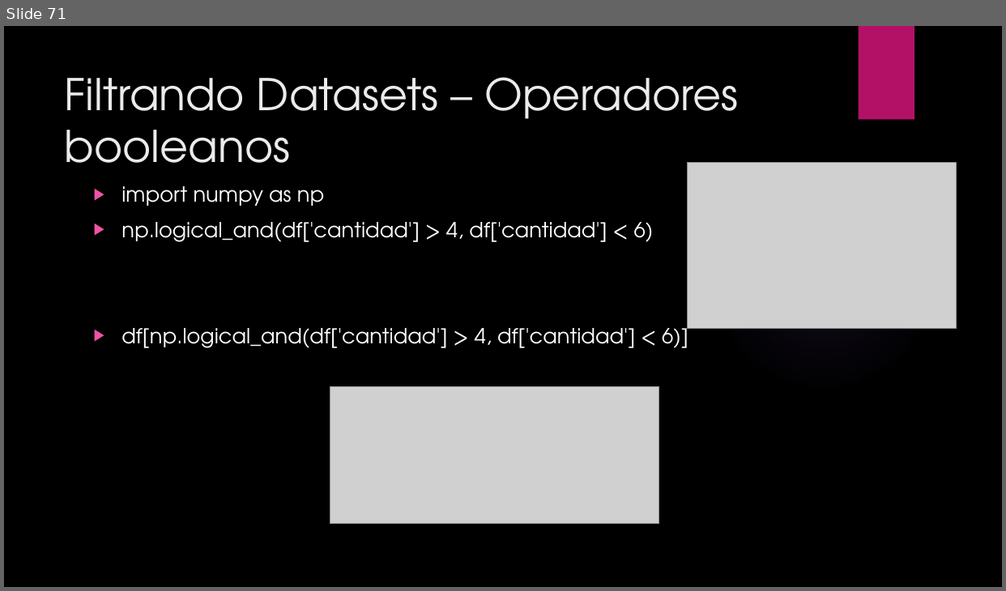
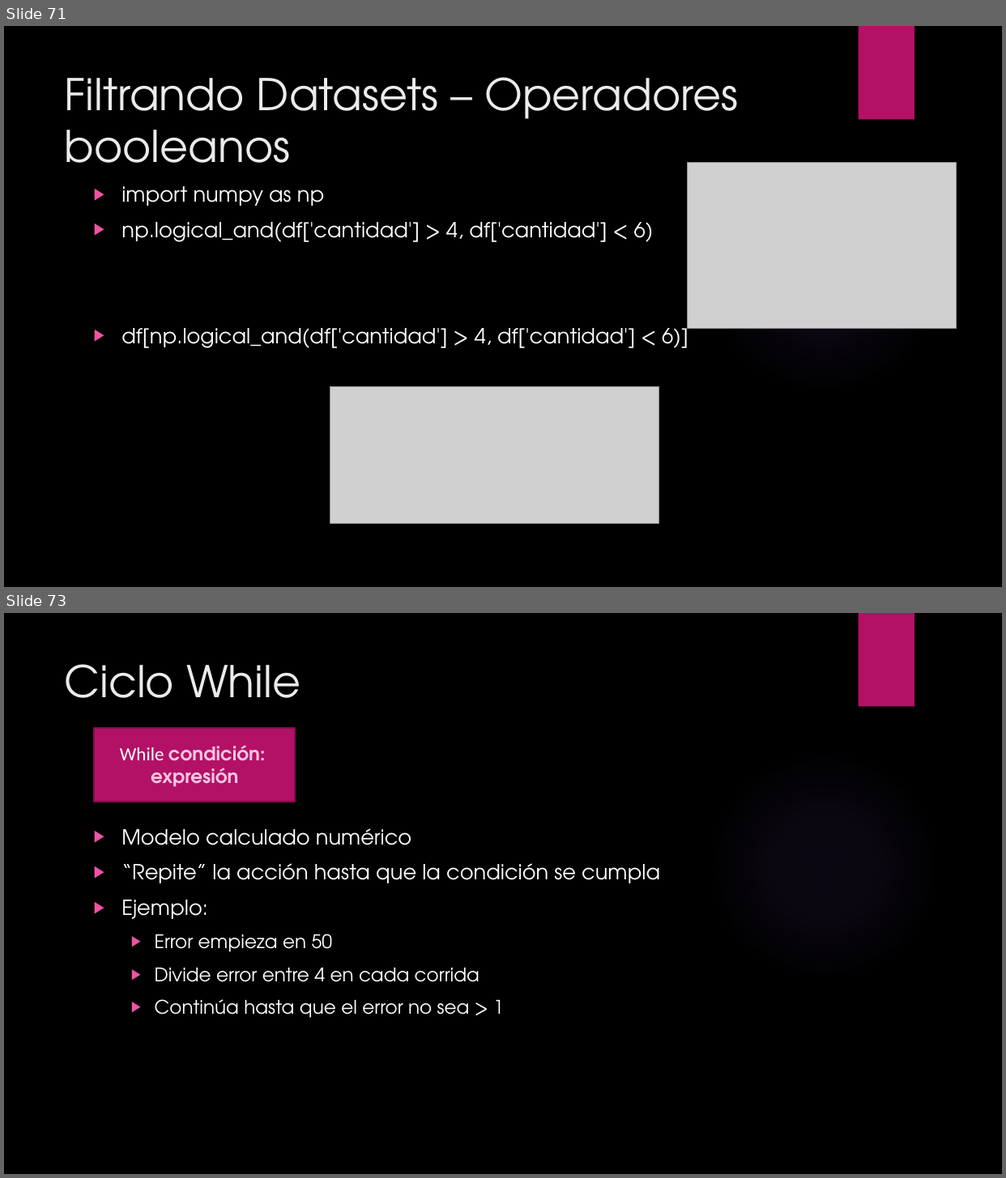
Before and after one commit to ulatinaedupa/ProgrammingForEngineers, a slide deck: Presentation/Class 3 - Matplotlib, Pandas and Logic.pptx. Shown one above the other, each under a label of ours: slide 71 before the commit, slides 71 and 73 after it; the slides between them are not shown. The pictures are 1006x591 and 1006x1178 pixels, drawn with LibreOffice and Linux fonts; fonts in the diff are those of the drawing; grey boxes stand for pictures; background and template pictures are left out. Boxes give left, top, right and bottom in pixels: in the first picture for what was removed or moved away, otherwise in the second. Text is boxed around its words. In the diff, an @@ line names an element or a change of style, - is before the commit and + after.

```diff
--- a/Presentation/Class 3 - Matplotlib, Pandas and Logic.pptx
+++ b/Presentation/Class 3 - Matplotlib, Pandas and Logic.pptx
@@ slide 73 added at [4,613,1002,1174], background picture (left out); not listed: 2 template elements that a slide beside it also shows @@
@@ title added at [65,664,300,698], 42 pt, text #EBEBEB @@
+Ciclo While
@@ rectangle added at [94,727,296,802], fill #B31166, outline #840D4B 1.5 pt, 18 pt, text #FAC6E1, bold @@
+While condición:
+expresión
@@ text added at [121,828,660,1018], 18 pt, text #FFFFFF @@
+▶ Modelo calculado numérico
+▶ “Repite” la acción hasta que la condición se cumpla
+▶ Ejemplo:
+  ▶ Error empieza en 50
+  ▶ Divide error entre 4 en cada corrida
+  ▶ Continúa hasta que el error no sea > 1
```
Also in this commit, not shown: 27 other slides added, 2 other files.
